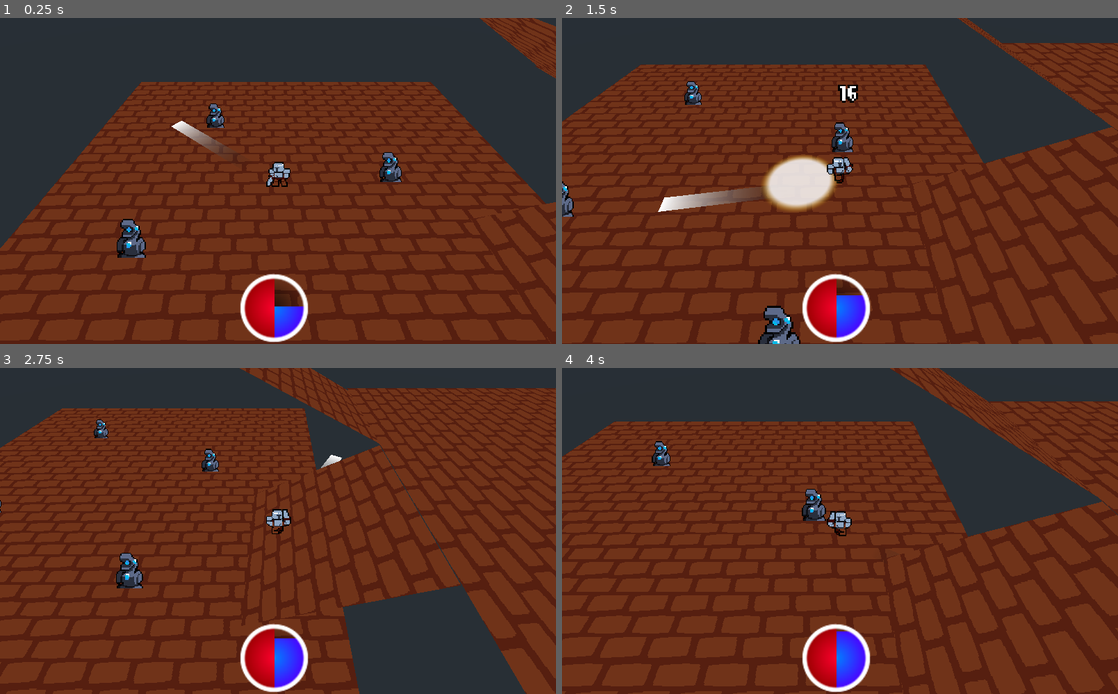
Above: before the commit, frames 1-4 (two rows, left to right).
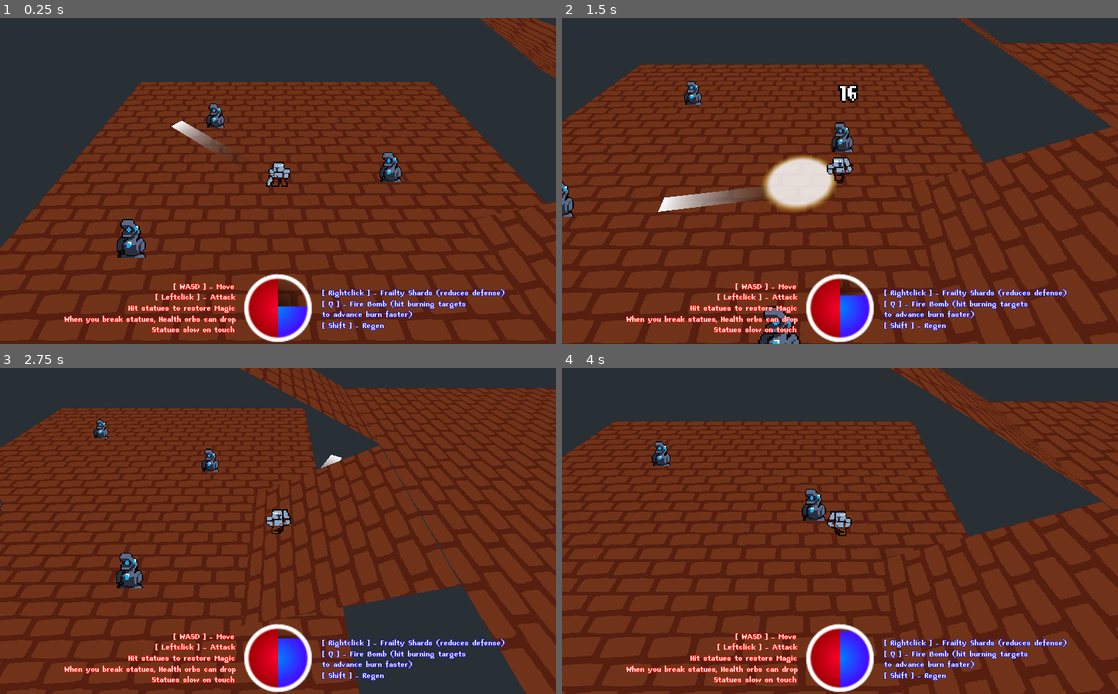
Above: after the commit, the same moments.

Repository: don-tnowe/godot-wyvernshield
Game: Godot game, scene res://assets/wyvernshield/scenes/main.tscn
Same seed, same stepped clock (60 frames per second), same inputs: the game is played once before the commit and once after it.
Inputs (mouse positions are in pixels of both pictures, inside the frame that each line leads up to):
- Up to frame 1 (0.25 s): no input
- Up to frame 2 (1.5 s): move the mouse to (962, 164) at 0.52 s; hold Right (ui_right) 0.53-1.28 s; tap J (attack) at 0.6, 1.35 s; move the mouse to (728, 197) at 1.27 s; hold Down (ui_down) from 1.28 s (still down)
- Up to frame 3 (2.75 s): move the mouse to (333, 459) at 2.02 s; release Down (ui_down) at 2.03 s; hold Right (ui_right) from 2.03 s (still down); tap J (attack) at 2.1 s
- Up to frame 4 (4 s): move the mouse to (812, 596) at 2.77 s; release Right (ui_right) at 2.78 s; hold Up (ui_up) 2.78-3.53 s; tap J (attack) at 2.85, 3.6 s; move the mouse to (1006, 579) at 3.52 s; hold Left (ui_left) from 3.53 s (still down)

The runs differ from the first frame. In frame 1, 3.4% of the frame differs, in the area x 11-91%, y 78-100%; in frame 2, 3.4%; in frame 3, 3.4%; in frame 4, 3.4%.

Commit message:
Add explanations to hero scene

Diff:
--- a/assets/wyvernshield/scenes/hero.tscn
+++ b/assets/wyvernshield/scenes/hero.tscn
@@ -22,6 +22,7 @@
 [ext_resource path="res://addons/wyvernshield_RPG/status_effects/status_effect_icon.tscn" type="PackedScene" id=20]
 [ext_resource path="res://assets/wyvernshield/trigger_reactions/life_orb_on_kill.tres" type="Resource" id=21]
 [ext_resource path="res://assets/wyvernshield/trigger_reactions/gain_energy_on_hit.tres" type="Resource" id=22]
+[ext_resource path="res://assets/graphics/font/font_damage.tres" type="DynamicFont" id=23]
 
 [sub_resource type="Resource" id=41]
 resource_name = "HeroStats"
@@ -257,9 +258,7 @@
 anchor_bottom = 1.0
 
 [node name="ResourceBars" type="Control" parent="HUD/Control"]
-margin_left = -7.0
 margin_top = -66.0
-margin_right = -7.0
 margin_bottom = -66.0
 rect_scale = Vector2( 2, 2 )
 
@@ -295,9 +294,9 @@
 fill_mode = 3
 
 [node name="StatusEffects" type="MarginContainer" parent="HUD/Control"]
-margin_left = -42.0
+margin_left = -34.0
 margin_top = -164.0
-margin_right = 26.0
+margin_right = 34.0
 margin_bottom = -116.0
 custom_constants/margin_right = 0
 custom_constants/margin_top = 0
@@ -327,6 +326,35 @@
 margin_right = 68.0
 margin_bottom = 48.0
 icon_scene = ExtResource( 20 )
+
+[node name="Label" type="Label" parent="HUD/Control"]
+margin_left = 81.0
+margin_top = -115.0
+margin_right = 486.0
+margin_bottom = -9.0
+custom_colors/font_outline_modulate = Color( 0.109804, 0.0901961, 0.792157, 1 )
+custom_fonts/font = ExtResource( 23 )
+text = "[ Rightclick ] - Frailty Shards (reduces defense)
+[ Q ] - Fire Bomb (hit burning targets
+to advance burn faster)
+[ Shift ] - Regen"
+valign = 1
+
+[node name="Label2" type="Label" parent="HUD/Control"]
+margin_left = -402.0
+margin_top = -117.0
+margin_right = -81.0
+margin_bottom = -12.0
+grow_horizontal = 0
+custom_colors/font_outline_modulate = Color( 0.980392, 0.0823529, 0.0392157, 1 )
+custom_fonts/font = ExtResource( 23 )
+text = "[ WASD ] - Move
+[ Leftclick ] - Attack
+Hit statues to restore Magic
+When you break statues, Health orbs can drop
+Statues slow on touch"
+align = 2
+valign = 1
 
 [connection signal="energy_changed" from="CombatActor" to="." method="_on_combat_energy_changed"]
 [connection signal="health_changed" from="CombatActor" to="." method="_on_combat_health_changed"]
Not shown: 1 places in assets/wyvernshield/scenes/hero.tscn that only renumber resources
